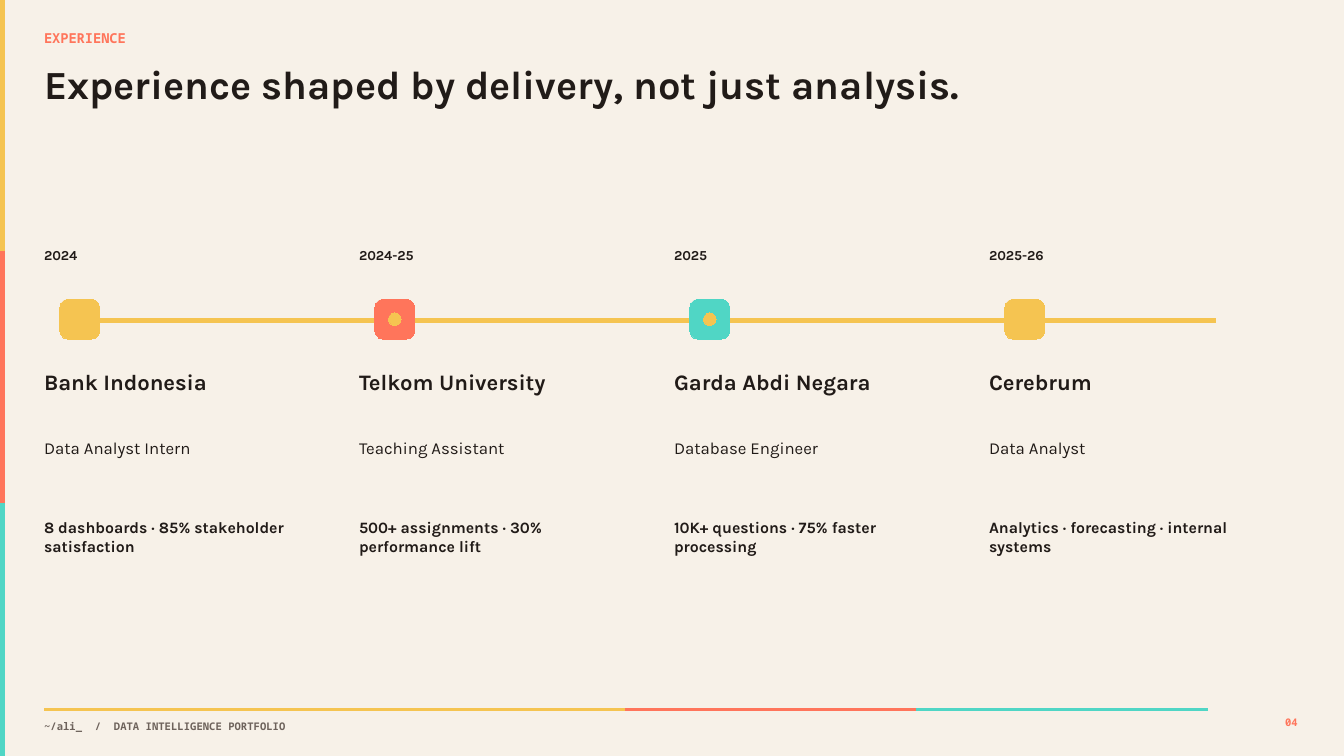
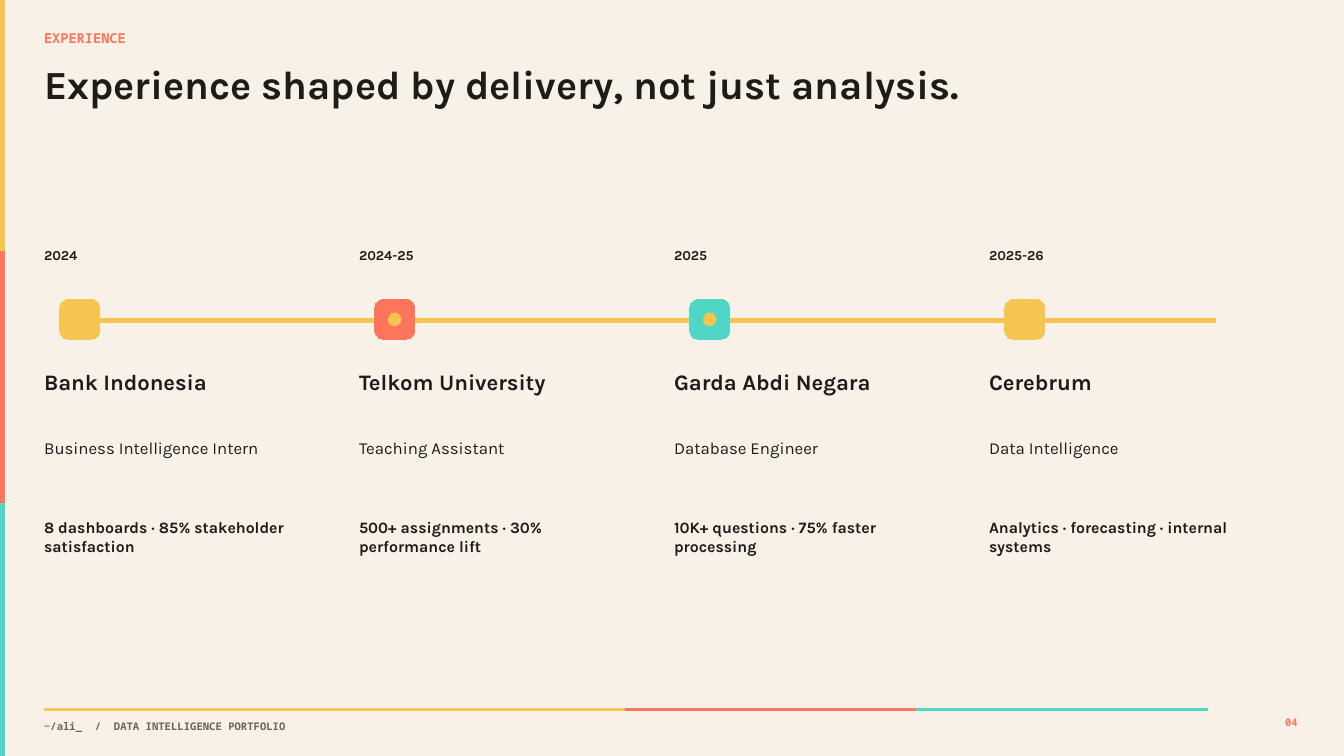
Before and after one commit to akbaralqahri/portofolio, a slide deck: slide 4 of outputs/Muhammad_Ali_Akbar_Al-Qahri_Portfolio_Minimal.pptx. Drawn at 1344x756 pixels with LibreOffice and Linux fonts; fonts in the diff are those of the drawing. Boxes give left, top, right and bottom in pixels: in the first picture for what was removed or moved away, otherwise in the second. Text is boxed around its words. In the diff, an @@ line names an element or a change of style, - is before the commit and + after.

```diff
--- a/outputs/Muhammad_Ali_Akbar_Al-Qahri_Portfolio_Minimal.pptx
+++ b/outputs/Muhammad_Ali_Akbar_Al-Qahri_Portfolio_Minimal.pptx
@@ text at (44, 442, 258, 458): text changed @@
-Data Analyst Intern
+Business Intelligence Intern
@@ text at (989, 442, 1119, 458): text changed @@
-Data Analyst
+Data Intelligence
```
Also in this commit, not shown: 3 other slides changed, 1 other file.
